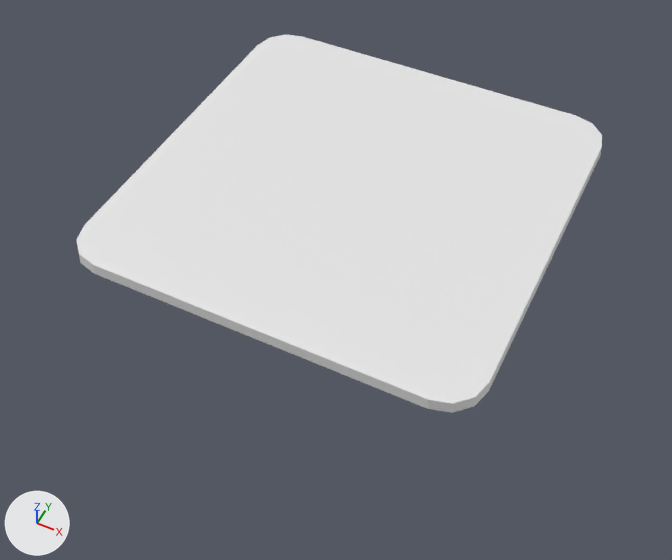
An edit to the FBX model TD/Assets/UploadedAssets/Anzi/tower_base.fbx, drawn before and after from the same camera.
Rendered twice from a camera (50 mm lens) standing at (1.14, -2.47, 1.86) and looking at (0.01, -0.21, -0.97). Every picture has the same lights, and +X, +Y and +Z are marked at lower left.

Script lines for the objects in view, before the commit:
```python
me_cube_001 = bpy.data.meshes.new('Cube.001')
me_cube_001.from_pydata(...)  # 32 vertices, 17 faces; spans x -0.83..0.8, y -0.82..0.81, z -0.62..-0.58
me_cube_001.materials.append(mat_metplate)  # its picture is missing
ob_cube_001 = bpy.data.objects.new('Cube.001', me_cube_001)
ob_cube_001.location = (0.0, 0.0, -0.042)
```
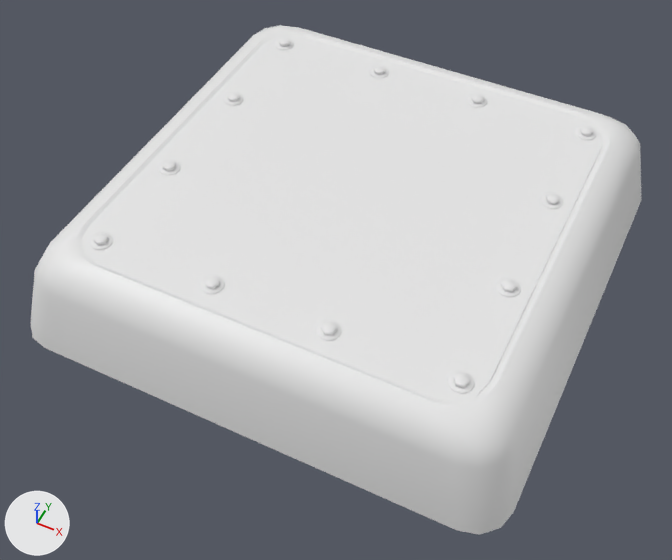
Commit message: Tower base mk.3

Boxes [x1, y1, x2, y2] around the edits, measured in the pictures (672 x 560 px):
'Cube', added
    after: [30, 25, 642, 535]
'Cylinder.001', added
    after: [89, 38, 597, 393]

Patch to the scene script:
```diff
--- a/TD/Assets/UploadedAssets/Anzi/tower_base.fbx.py
+++ b/TD/Assets/UploadedAssets/Anzi/tower_base.fbx.py
@@ mat_conc @@
+mat_conc = principled_material('Conc')
+mat_conc.base_color = (0.8, 0.8, 0.8)  # white #e7e7e7
@@ mat_met @@
+mat_met = principled_material('met')
+mat_met.base_color = (0.8, 0.8, 0.8)  # white #e7e7e7
@@ me_cube @@
+me_cube.from_pydata(...)  # 120 vertices, 100 faces; spans x -1.0..1.0, y -1.0..1.0, z -1.0..-0.61
+me_cube.materials.append(mat_conc)  # its picture is missing
@@ me_cylinder_002 @@
+me_cylinder_002.from_pydata(...)  # 864 vertices, 672 faces; spans x -0.76..0.76, y -0.75..0.75, z 0.0..0.02
+me_cylinder_002.materials.append(mat_met)  # its picture is missing
@@ ob_cube @@
+ob_cube = bpy.data.objects.new('Cube', me_cube)
+ob_cube.location = (0.0, 0.0, 0.0)
@@ ob_cylinder_001 @@
+ob_cylinder_001 = bpy.data.objects.new('Cylinder.001', me_cylinder_002)
+ob_cylinder_001.location = (0.0, 0.0, -0.617)
```
